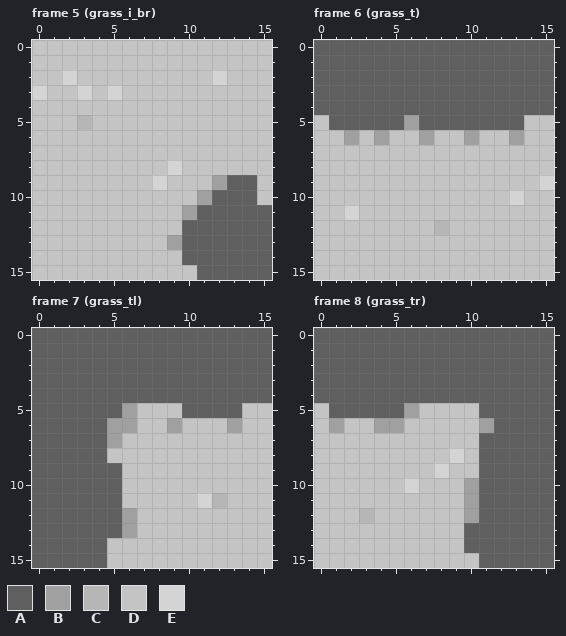
Edited in one commit: pixel-art file (sprites/overworld/grass-16x16.ase). The picture above is the old version.
16x16 pixels, 16 frames. Shown: frame 5 (grass_i_br), frame 6 (grass_t), frame 7 (grass_tl), frame 8 (grass_tr). The commit also changed other frames, which this record leaves out.
Palette (. is transparent): A #5f5f5f  B #a0a0a0  C #b6b6b6  D #c4c4c4  E #d4d4d4
And afterwards:
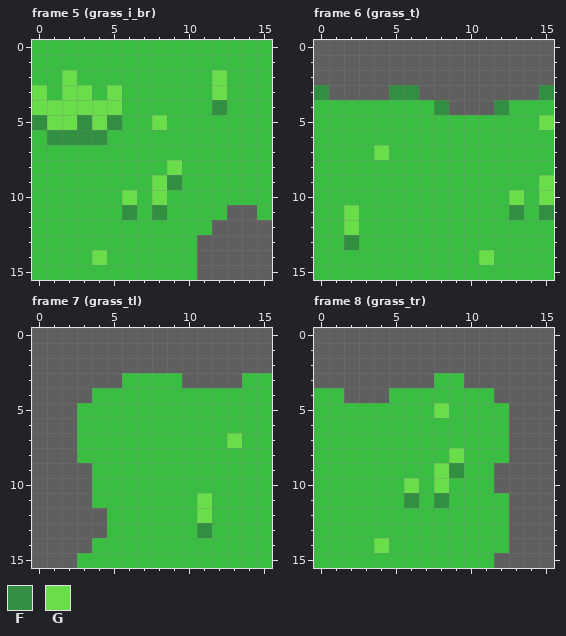
Colours new in this view: F #328e41  G #6add4b
Edits made:
Colour D changes from #c4c4c4 to #3abe41.
Frame 5 (grass_i_br):
Colour A becomes colour D in row 9 at x 13 to 14; in row 10 at x 12 to 14; in row 11 at x 11 to 12 and 15; in row 12 at x 10 to 11; in rows 13 to 14 at x 10.
Colour B becomes colour D in row 9 at x 12; in row 10 at x 11; in row 11 at x 10; in row 13 at x 9.
Colour C becomes colour F in row 5 at x 3.
Colour D becomes colour F in row 4 at x 12; in row 5 at x 0 and 5; in row 6 at x 1 to 4; in row 9 at x 9; in row 11 at x 6 and 8.
Colour D becomes colour G in row 3 at x 2 and 12; in row 4 at x 0 to 5; in row 5 at x 1 to 2, 4 and 8; in row 10 at x 6 and 8; in row 14 at x 4.
Colour E becomes colour G in row 2 at x 2 and 12; in row 3 at x 0, 3 and 5; in row 8 at x 9; in row 9 at x 8.
Frame 6 (grass_t):
Colour A becomes colour D in row 4 at x 0 to 7 and 13 to 15; in row 5 at x 1 to 5 and 7 to 13.
Colour B becomes colour D in row 5 at x 6; in row 6 at x 2, 4, 7, 10 and 13.
Colour C becomes colour D in row 12 at x 8.
Colour A becomes colour F in row 3 at x 0, 5 to 6 and 15; in row 4 at x 8 and 12.
Colour D becomes colour F in row 11 at x 13 and 15; in row 13 at x 2.
Colour D becomes colour G in row 5 at x 15; in row 7 at x 4; in row 10 at x 15; in row 12 at x 2; in row 14 at x 11.
Colour E becomes colour G in row 9 at x 15; in row 10 at x 13; in row 11 at x 2.
Frame 7 (grass_tl):
Colour A becomes colour D in row 3 at x 6 to 9 and 14 to 15; in row 4 at x 4 to 15; in row 5 at x 3 to 5 and 10 to 13; in rows 6 to 8 at x 3 to 4; in rows 9 to 11 at x 4 to 5; in rows 12 to 13 at x 5.
Colour A becomes colour D in row 14 at x 4; in row 15 at x 3 to 4.
Colour B becomes colour D in row 5 at x 6; in row 6 at x 5 to 6, 9 and 13; in row 7 at x 5; in rows 12 to 13 at x 6.
Colour C becomes colour D in row 11 at x 12.
Colour D becomes colour F in row 13 at x 11.
Colour D becomes colour G in row 7 at x 13; in row 12 at x 11.
Colour E becomes colour G in row 11 at x 11.
Frame 8 (grass_tr):
Colour A becomes colour D in row 3 at x 8 to 9; in row 4 at x 0 to 1 and 5 to 11; in row 5 at x 1 to 5 and 11 to 12; in row 6 at x 12; in rows 7 to 8 at x 11 to 12; in rows 9 to 10 at x 11.
Colour A becomes colour D in rows 11 to 12 at x 11 to 12; in rows 13 to 14 at x 10 to 12; in row 15 at x 11.
Colour B becomes colour D in row 5 at x 6; in row 6 at x 1, 4 to 5 and 11; in rows 10 to 12 at x 10.
Colour C becomes colour D in row 12 at x 3.
Colour D becomes colour F in row 9 at x 9; in row 11 at x 6 and 8.
Colour D becomes colour G in row 5 at x 8; in row 10 at x 8; in row 14 at x 4.
Colour E becomes colour G in row 8 at x 9; in row 9 at x 8; in row 10 at x 6.
Where, in picture pixels (left, top, right, bottom), the same in both pictures:
changed: (32, 40, 272, 280)
changed: (314, 85, 554, 280)
changed: (77, 373, 272, 568)
changed: (314, 373, 509, 568)
